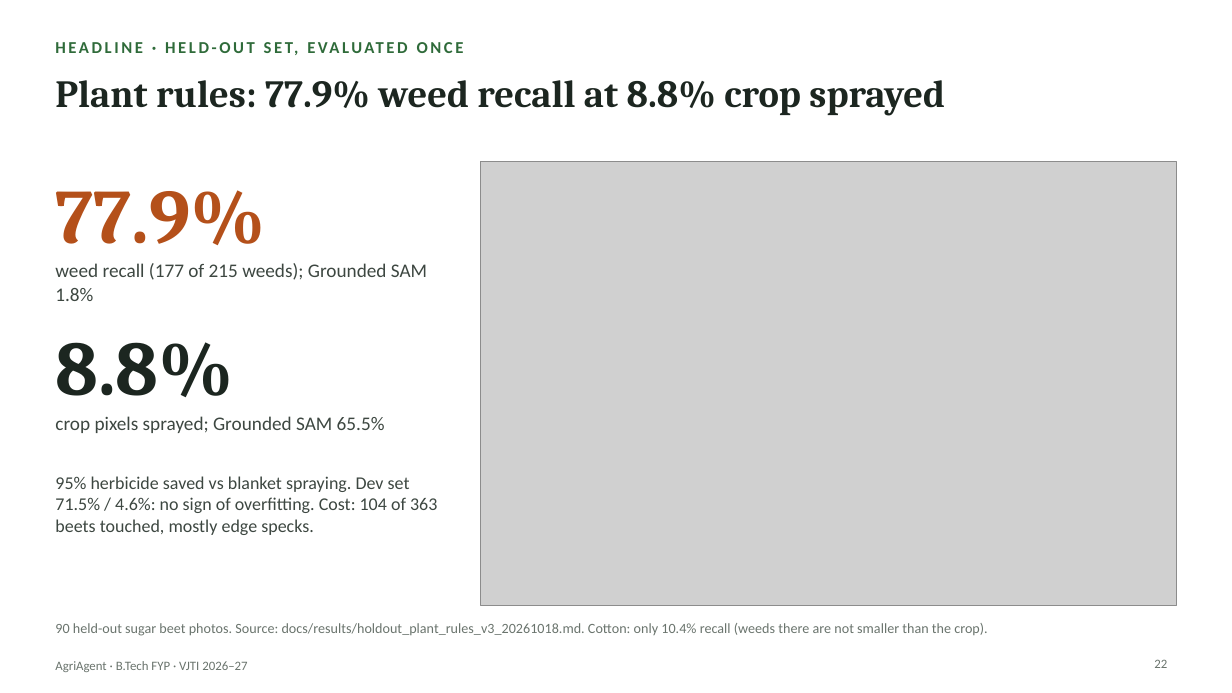
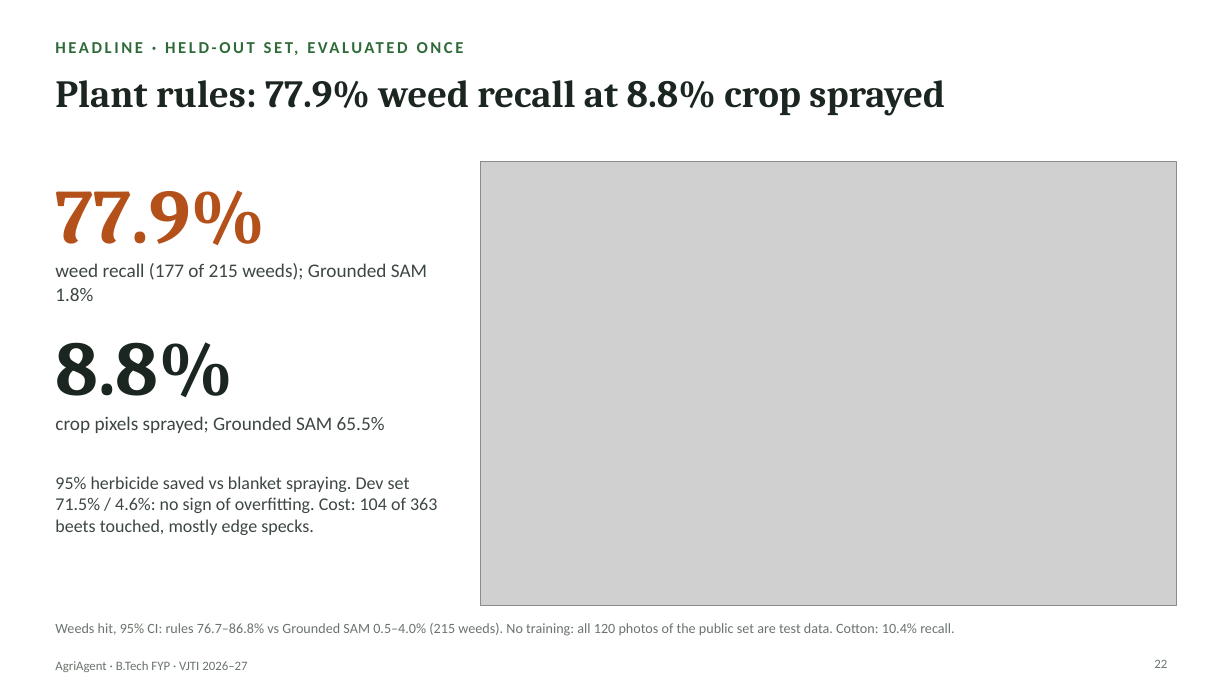
Before and after one commit to Chaitanya-666/agriAgent, a slide deck: slide 22 of docs/slides/AgriAgent_FYP_Presentation.pptx. Drawn at 1232x693 pixels with LibreOffice and Linux fonts; fonts in the diff are those of the drawing; grey boxes stand for pictures. Boxes give left, top, right and bottom in pixels: in the first picture for what was removed or moved away, otherwise in the second. Text is boxed around its words. In the diff, an @@ line names an element or a change of style, - is before the commit and + after.

```diff
--- a/docs/slides/AgriAgent_FYP_Presentation.pptx
+++ b/docs/slides/AgriAgent_FYP_Presentation.pptx
@@ text at bbox=[55, 623, 954, 636]: text changed @@
-90 held-out sugar beet photos. Source: docs/results/holdout_plant_rules_v3_20261018.md. Cotton: only 10.4% recall (weeds there are not smaller than the crop).
+Weeds hit, 95% CI: rules 76.7–86.8% vs Grounded SAM 0.5–4.0% (215 weeds). No training: all 120 photos of the public set are test data. Cotton: 10.4% recall.
```
Also in this commit, not shown: 4 other files.
